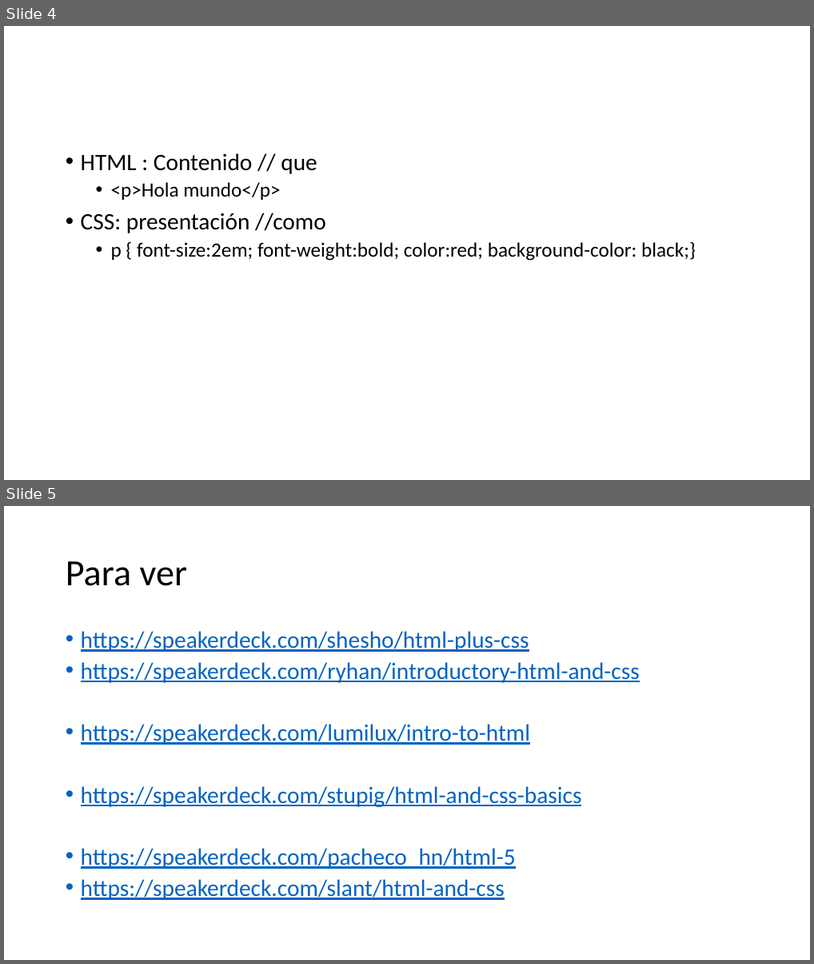
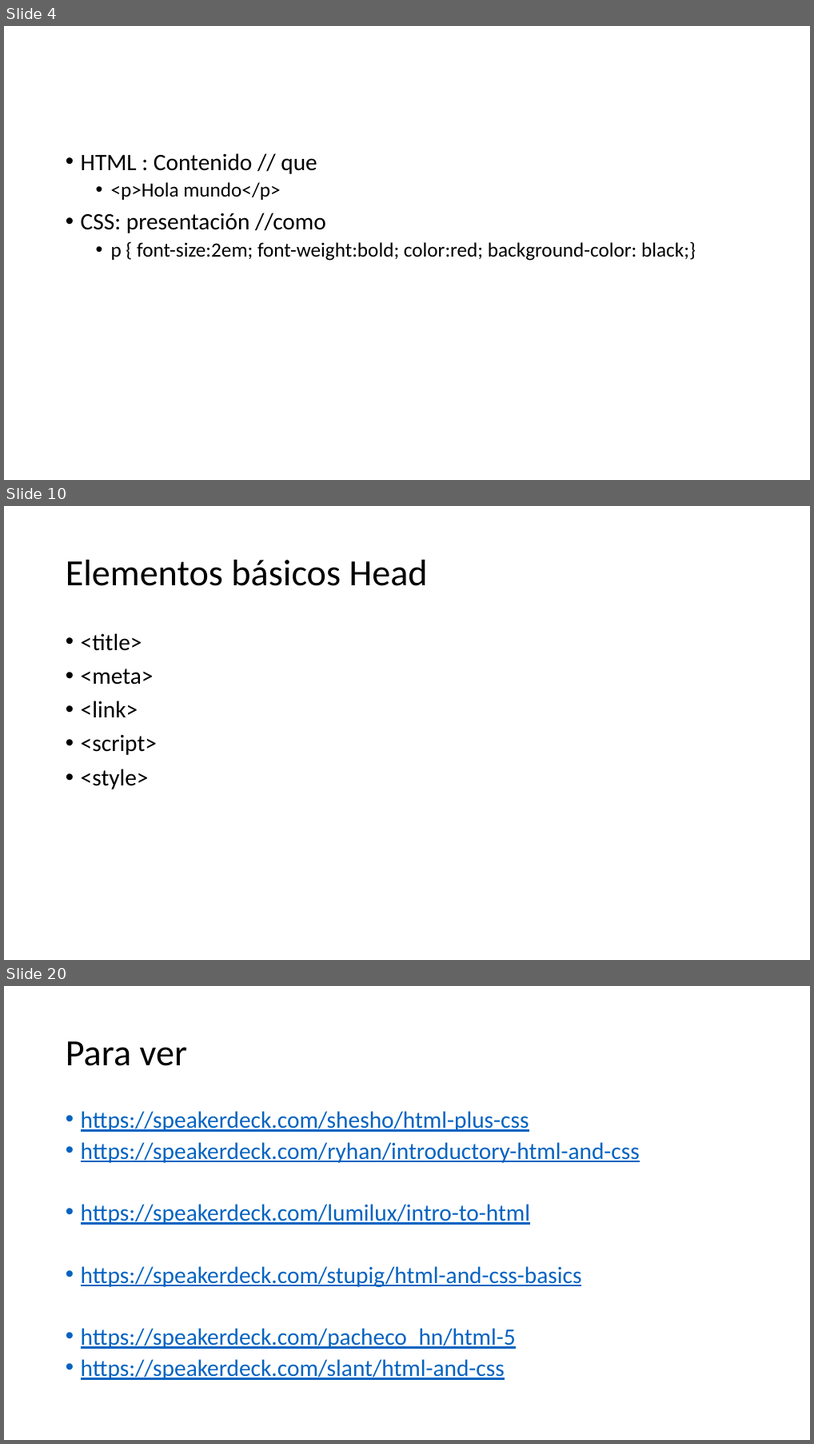
Before and after one commit to Nuevas-Tecnologias-FIUBA/Clase-HTML-CSS, a slide deck: Slides/Clase.pptx. Shown one above the other, each under a label of ours: slides 4 and 5 before the commit, slides 4, 10 and 20 after it; the slides between them are not shown. The pictures are 814x964 and 814x1444 pixels, drawn with LibreOffice and Linux fonts; fonts in the diff are those of the drawing. Boxes give left, top, right and bottom in pixels: in the first picture for what was removed or moved away, otherwise in the second. Text is boxed around its words. In the diff, an @@ line names an element or a change of style, - is before the commit and + after.

```diff
--- a/Slides/Clase.pptx
+++ b/Slides/Clase.pptx
@@ slide 10 added at (4,506,810,960), background #FFFFFF @@
@@ title added at (66,560,428,586), 44 pt, text #000000 @@
+Elementos básicos Head
@@ text added at (81,633,157,789), 28 pt, text #000000 @@
+• <title>
+• <meta>
+• <link>
+• <script>
+• <style>
@@ what was slide 5 is now slide 20 @@
```
Also in this commit, not shown: 14 other slides added.
